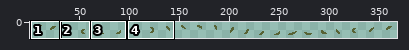
Two states of a sprite sheet, Assets/Sprites/BaseTile/Folha_Anim.gif. The first picture is a wide view before the edit; the outline marks the close-up.
Close-up. Earlier state:
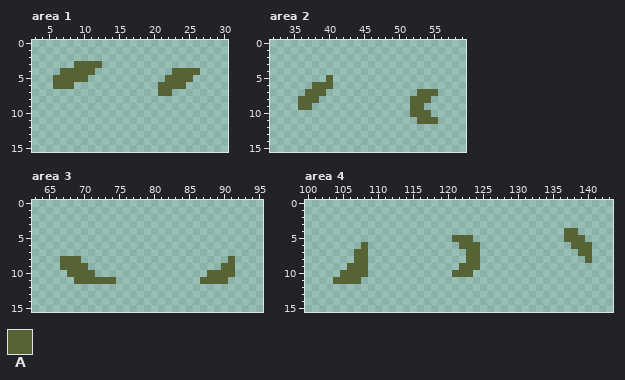
The file is 368x16 pixels. Shown: area 1: x 3..30, y 0..15; area 2: x 32..59, y 0..15; area 3: x 63..95, y 0..15; area 4: x 100..143, y 0..15. The wide view leaves out empty margins. The commit also changed other parts of the picture, which this record leaves out.
Palette (. is transparent): A #586335
Pixels before, area 1, first column x 6:
3 ...AAAA..............
4 .AAAAA...........AAAA
5 AAAAA...........AAAA.
6 AAA............AAAA..
7 ...............AA....
Pixels before, area 2, first column x 36:
 5 ....A...............
 6 ..AAA...............
 7 .AAA.............AAA
 8 AAA.............AAA.
 9 AA..............AA..
10 ................AAA.
11 .................AAA
Pixels before, area 3, first column x 67:
 8 AAA.....................A
 9 AAAA...................AA
10 .AAAA................AAAA
11 ..AAAAAA............AAAA.
Pixels before, area 4, first column x 104:
 4 .................................AA..
 5 .................AAA.............AAA.
 6 ....A.............AAA.............AAA
 7 ...AA..............AA..............AA
 8 ...AA..............AA...............A
 9 ..AAA.............AAA................
10 .AAAA............AAA.................
11 AAAA.................................
And afterwards:
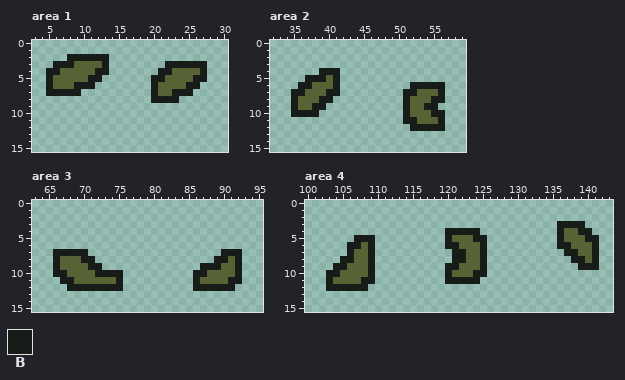
Colours new in this view: B #181c19
What changed:
Changed rows in their new state; - is an unchanged pixel.
Area 1:
first column x 5:
 2 ---BBBBBB--------------
 3 -BBB----B--------BBBBBB
 4 BB-----BB-------BB----B
 5 B-----BB-------BB----BB
 6 B---BBB--------B----BB-
 7 BBBBB----------B--BBB--
 8 ---------------BBBB----
Area 2:
first column x 35:
 4 ----BBB---------------
 5 --BBB-B---------------
 6 -BB---B----------BBBBB
 7 BB---BB---------BB---B
 8 B---BB----------B---BB
 9 B--BB-----------B--BB-
10 BBBB------------B---BB
11 ----------------BB---B
12 -----------------BBBBB
Area 3:
first column x 66:
 7 BBBBB-------------------BBB
 8 B---BB-----------------BB-B
 9 B----BB--------------BBB--B
10 BB----BBBB----------BB----B
11 -BB------B----------B----BB
12 --BBBBBBBB----------BBBBBB-
Area 4:
first column x 103:
 3 ---------------------------------BBBB--
 4 -----------------BBBBB-----------B--BB-
 5 ----BBB----------B---BB----------B---BB
 6 ---BB-B----------BB---B----------BB---B
 7 ---B--B-----------BB--B-----------BB--B
 8 --BB--B-----------BB--B------------BB-B
 9 -BB---B----------BB---B-------------BBB
10 BB----B----------B---BB----------------
11 B----BB----------BBBBB-----------------
12 BBBBBB---------------------------------
